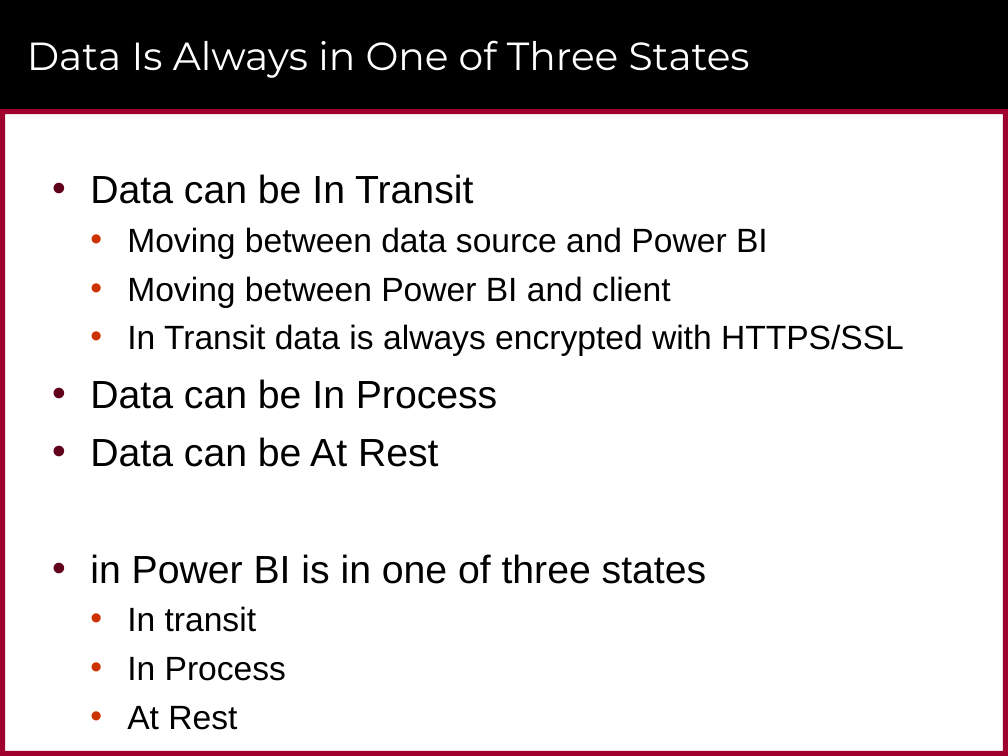
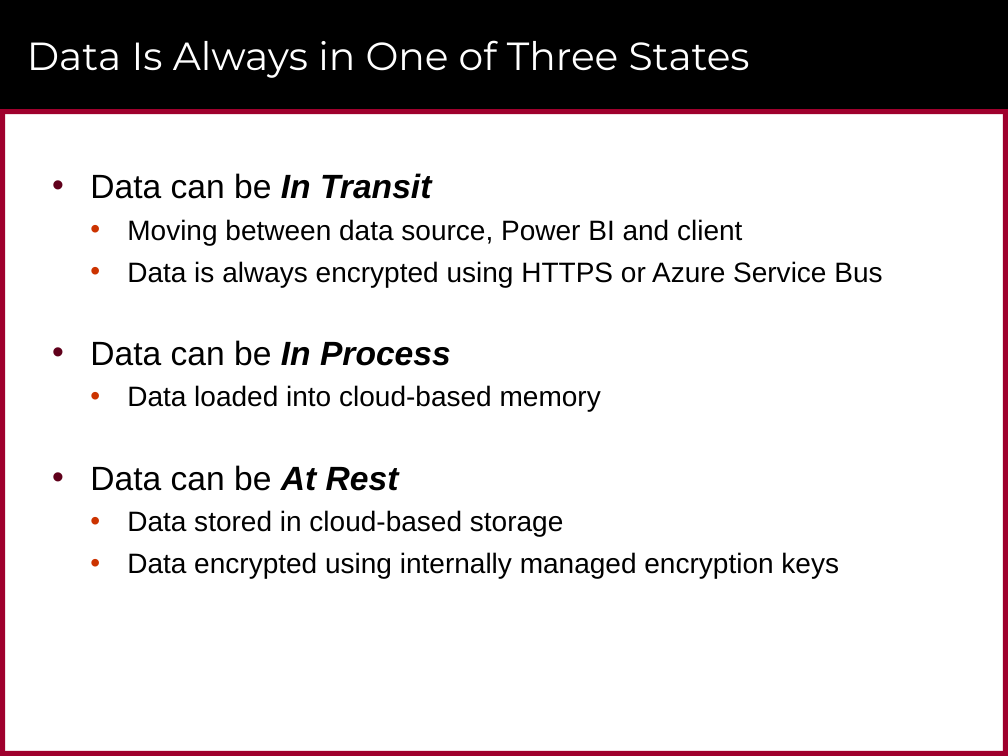
Before and after one commit to CriticalPathTraining/Summit2017, a slide deck: slide 18 of Power BI Security Best Practices.pptx (slide 17 before the commit). Drawn at 1008x756 pixels with LibreOffice and Linux fonts; fonts in the diff are those of the drawing; background and template pictures are left out. Boxes give left, top, right and bottom in pixels: in the first picture for what was removed or moved away, otherwise in the second. Text is boxed around its words. In the diff, an @@ line names an element or a change of style, - is before the commit and + after.

```diff
--- a/Power BI Security Best Practices.pptx
+++ b/Power BI Security Best Practices.pptx
@@ text at (90, 173, 451, 491): size 28 to 24 pt in "Data can be In Transit", "Data can be In Process", "Data can be At Rest"; bold on, italic on in "In Transit", "In Process", "At Rest" @@
@@ text at (127, 219, 882, 287): text changed; size 24 to 20 pt @@
-  • Moving between data source and Power BI
-  • Moving between Power BI and client
-  • In Transit data is always encrypted with HTTPS/SSL
+  • Moving between data source, Power BI and client
+  • Data is always encrypted using HTTPS or Azure Service Bus
@@ text at (127, 385, 601, 412): paragraph added @@
+  • Data loaded into cloud-based memory
@@ text at (127, 510, 839, 579): text changed; size 28 to 20 pt @@
-• in Power BI is in one of three states
-  • In transit
-  • In Process
-  • At Rest
+  • Data stored in cloud-based storage
+  • Data encrypted using internally managed encryption keys
```
Also in this commit, not shown: 20 other slides changed, 18 slides added, 7 slides removed, 1 other file.
